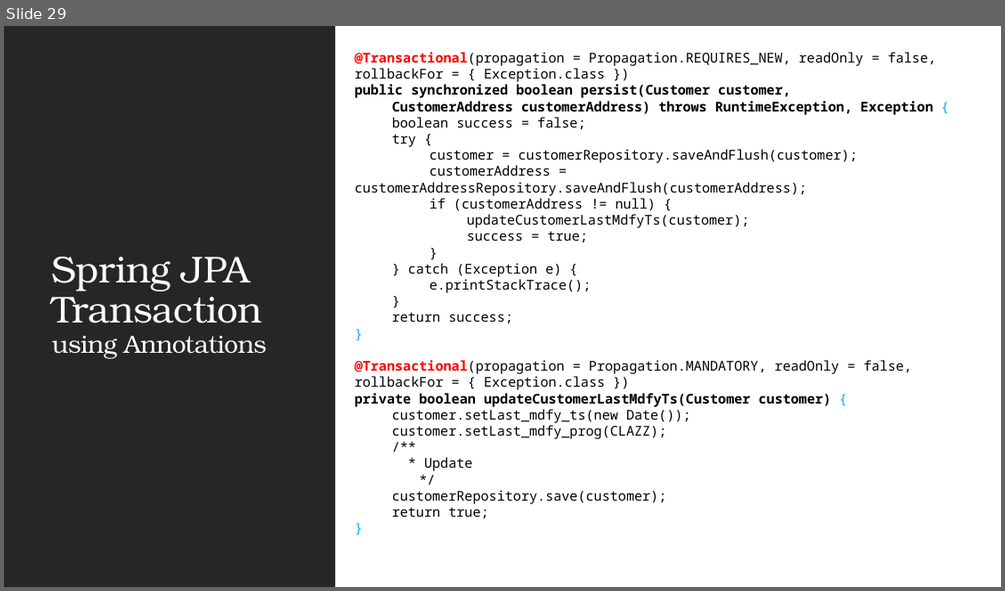
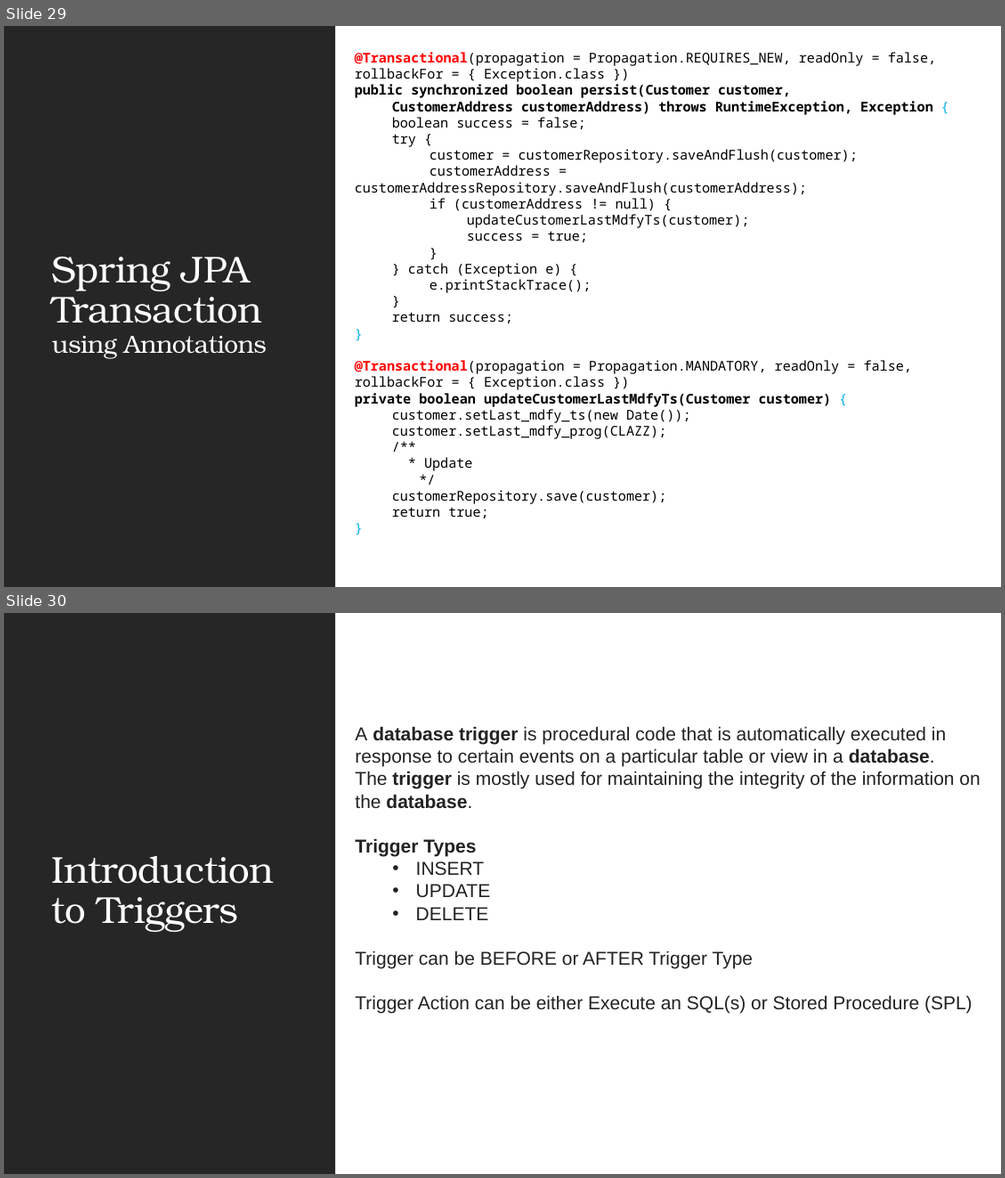
Before and after one commit to JSS-DEVCORE/JdbcExample, a slide deck: docs/JDBC-Insights.pptx. Shown one above the other, each under a label of ours: slide 29 before the commit, slides 29 and 30 after it. The pictures are 1005x591 and 1005x1178 pixels, drawn with LibreOffice and Linux fonts; fonts in the diff are those of the drawing. Boxes give left, top, right and bottom in pixels: in the first picture for what was removed or moved away, otherwise in the second. Text is boxed around its words. In the diff, an @@ line names an element or a change of style, - is before the commit and + after.

```diff
--- a/docs/JDBC-Insights.pptx
+++ b/docs/JDBC-Insights.pptx
@@ slide 30 added at (4, 613, 1001, 1174), background #FFFFFF; not listed: 1 template element that a slide beside it also shows @@
@@ rectangle added at (4, 613, 335, 1174), fill #262626 @@
@@ rectangle added at (5, 613, 1001, 1174), fill #FFFFFF @@
@@ text added at (355, 726, 979, 1013), 18 pt, text #222222 @@
+A database trigger is procedural code that is automatically executed in response to certain events on a particular table or view in a database. The trigger is mostly used for maintaining the integrity of the information on the database.
+Trigger Types
+  • INSERT
+  • UPDATE
+  • DELETE
+Trigger can be BEFORE or AFTER Trigger Type
+Trigger Action can be either Execute an SQL(s) or Stored Procedure (SPL)
@@ title added at (52, 856, 274, 932), 36 pt, text #FFFFFF @@
+Introduction to Triggers
```
Also in this commit, not shown: 2 slides changed, 2 other slides added, 6 other files.
